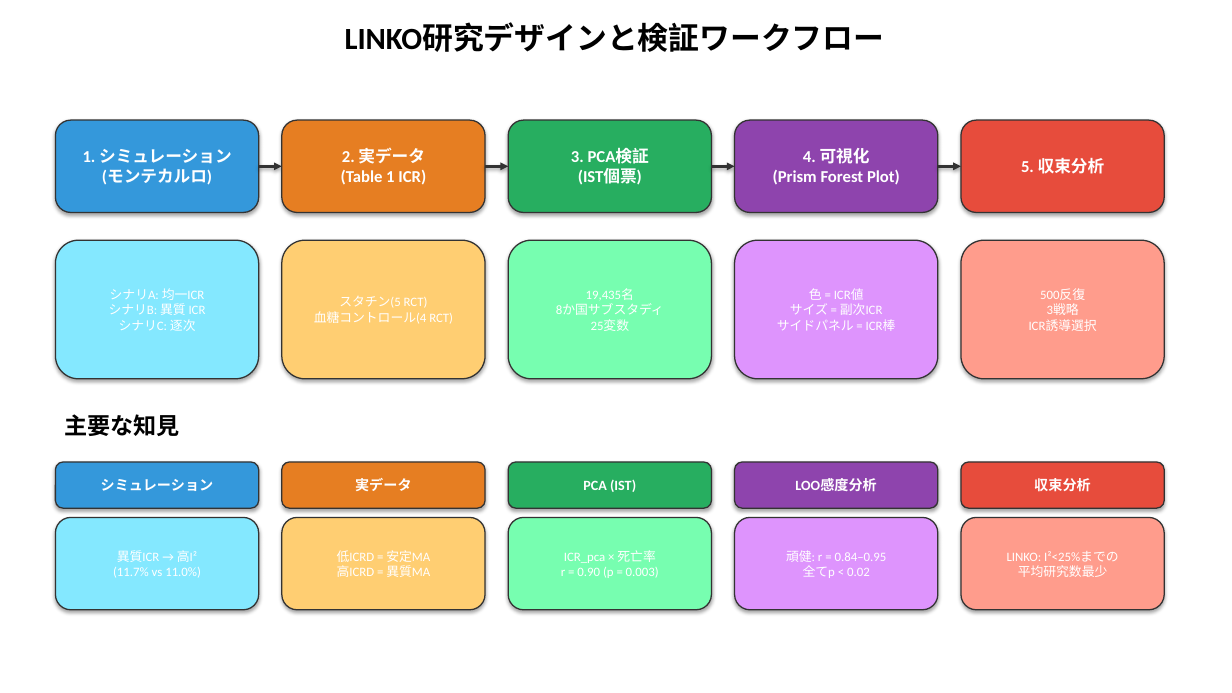
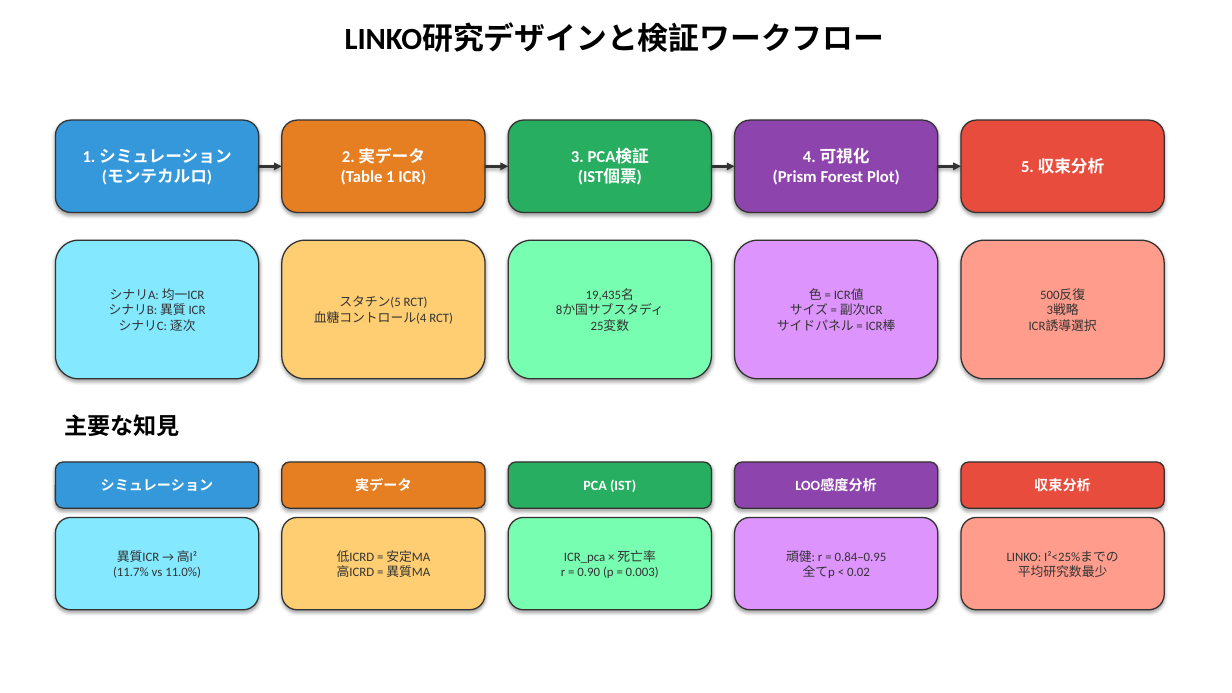
Before and after one commit to bougtoir/linko-icr-paper, a slide deck: slide 4 of icr_paper/ICR_figures_japanese.pptx. Drawn at 1232x693 pixels with LibreOffice and Linux fonts; fonts in the diff are those of the drawing. Boxes give left, top, right and bottom in pixels: in the first picture for what was removed or moved away, otherwise in the second. Text is boxed around its words. In the diff, an @@ line names an element or a change of style, - is before the commit and + after.

```diff
--- a/icr_paper/ICR_figures_japanese.pptx
+++ b/icr_paper/ICR_figures_japanese.pptx
@@ text in rounded rectangle at [109, 288, 206, 331]: text changed; text colour #FFFFFF to #333333 @@
-シナリA: 均一ICR
-シナリB: 異質 ICR
-シナリC: 逐次
+シナリA: 均一ICR
+シナリB: 異質 ICR
+シナリC: 逐次
@@ text in rounded rectangle at [314, 296, 453, 324]: text changed; text colour #FFFFFF to #333333 @@
-スタチン(5 RCT)
-血糖コントロール(4 RCT)
+スタチン(5 RCT)
+血糖コントロール(4 RCT)
@@ text in rounded rectangle at [556, 288, 664, 331]: text changed; text colour #FFFFFF to #333333 @@
-19,435名
-8か国サブスタディ
-25変数
+19,435名
+8か国サブスタディ
+25変数
@@ text in rounded rectangle at [777, 288, 896, 331]: text changed; text colour #FFFFFF to #333333 @@
-色 = ICR値
-サイズ = 副次ICR
-サイドパネル = ICR棒
+色 = ICR値
+サイズ = 副次ICR
+サイドパネル = ICR棒
@@ text in rounded rectangle at [1029, 288, 1097, 331]: text changed; text colour #FFFFFF to #333333 @@
-500反復
-3戦略
-ICR誘導選択
+500反復
+3戦略
+ICR誘導選択
@@ text in rounded rectangle at [113, 550, 201, 578]: text changed; text colour #FFFFFF to #333333 @@
-異質ICR → 高I²
-(11.7% vs 11.0%)
+異質ICR → 高I²
+(11.7% vs 11.0%)
@@ text in rounded rectangle at [337, 550, 430, 577]: text changed; text colour #FFFFFF to #333333 @@
-低ICRD = 安定MA
-高ICRD = 異質MA
+低ICRD = 安定MA
+高ICRD = 異質MA
@@ text in rounded rectangle at [561, 550, 659, 578]: text changed; text colour #FFFFFF to #333333 @@
-ICR_pca × 死亡率
-r = 0.90 (p = 0.003)
+ICR_pca × 死亡率
+r = 0.90 (p = 0.003)
@@ text in rounded rectangle at [786, 550, 887, 578]: text changed; text colour #FFFFFF to #333333 @@
-頑健: r = 0.84–0.95
-全てp < 0.02
+頑健: r = 0.84–0.95
+全てp < 0.02
@@ text in rounded rectangle at [1007, 551, 1118, 577]: text changed; text colour #FFFFFF to #333333 @@
-LINKO: I²<25%までの
-平均研究数最少
+LINKO: I²<25%までの
+平均研究数最少
```
Also in this commit, not shown: 3 other slides changed, 2 other files.
